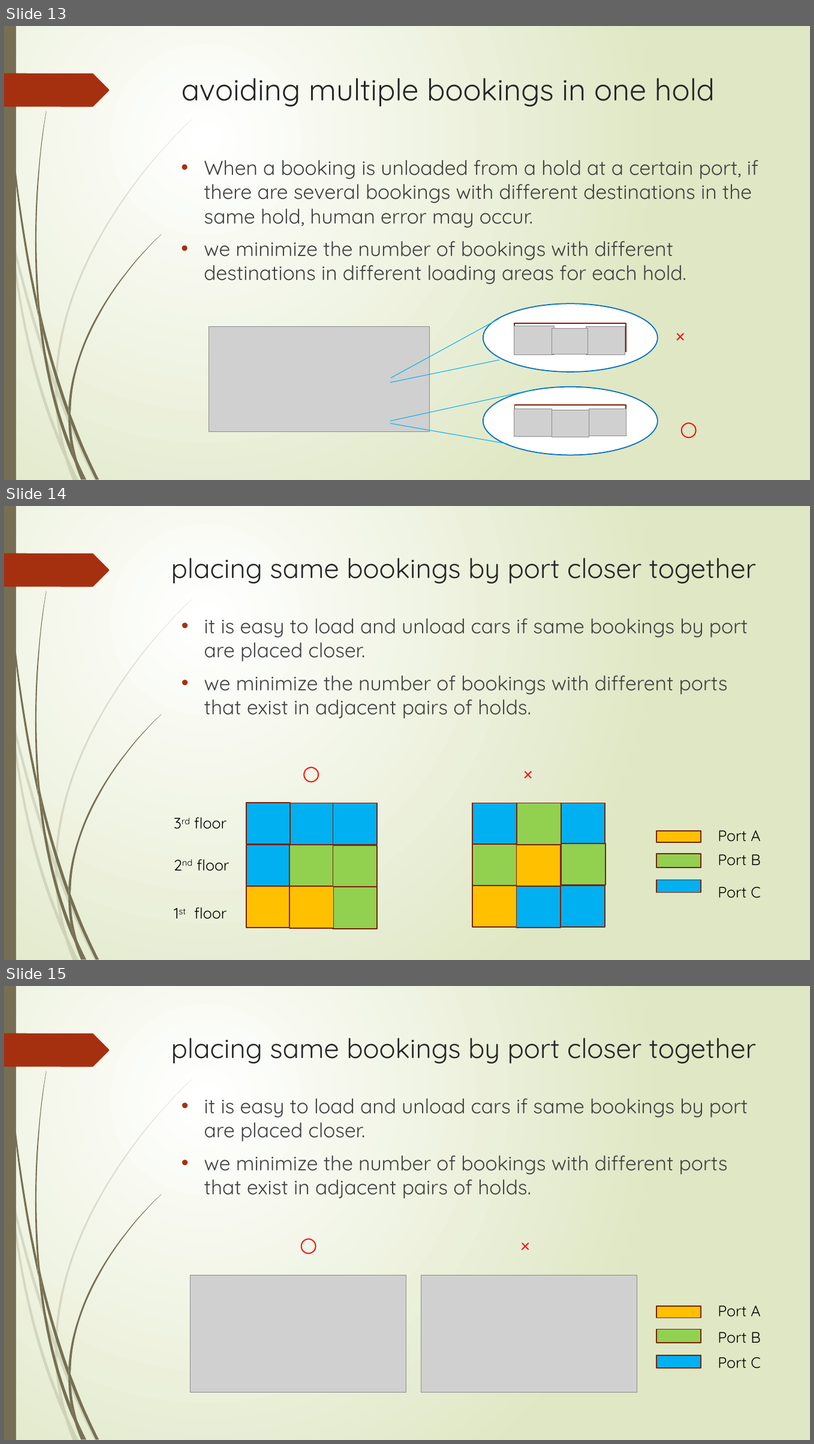
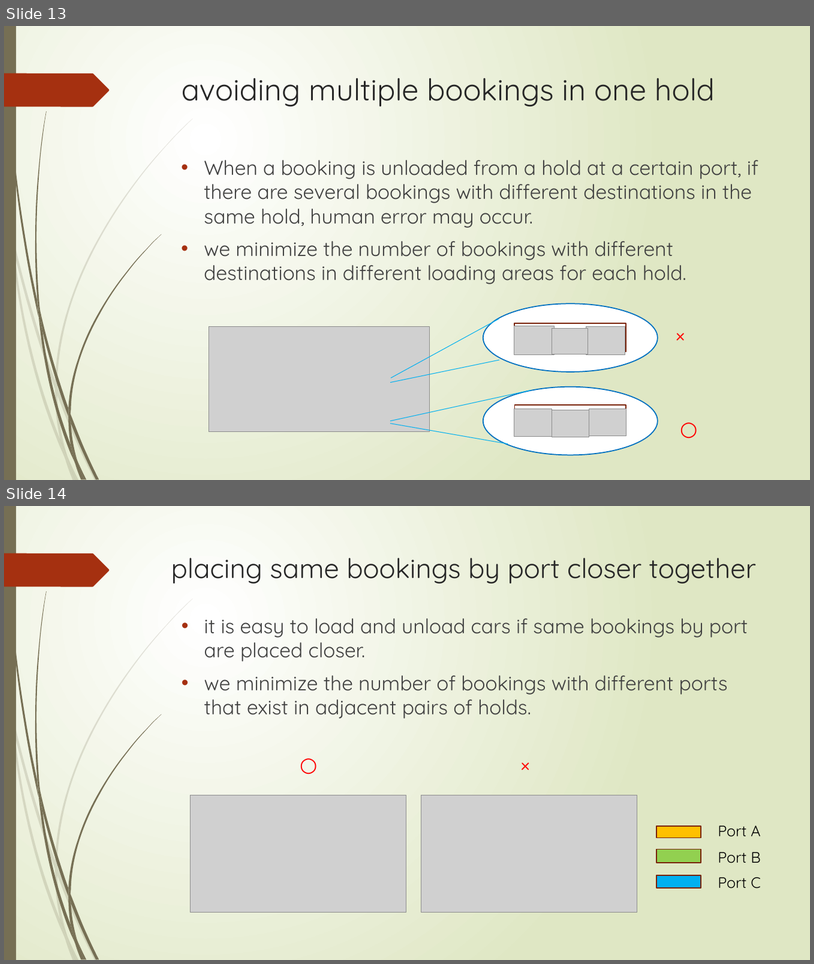
Before and after one commit to r-kurosu/kline_new, a slide deck: 竹田.pptx. Shown one above the other, each under a label of ours: slides 13, 14 and 15 before the commit, slides 13 and 14 after it. The pictures are 814x1444 and 814x964 pixels, drawn with LibreOffice and Linux fonts; fonts in the diff are those of the drawing; grey boxes stand for pictures. Boxes give left, top, right and bottom in pixels: in the first picture for what was removed or moved away, otherwise in the second. Text is boxed around its words. In the diff, an @@ line names an element or a change of style, - is before the commit and + after.

```diff
--- a/竹田.pptx
+++ b/竹田.pptx
@@ slide 14 removed at (x1=4, y1=506, x2=810, y2=960), background gradient #FFFFFF to #DFE8C4; not listed: 24 template elements that a slide beside it also shows @@
@@ title removed at (x1=171, y1=558, x2=756, y2=583) @@
-placing same bookings by port closer together
@@ text removed at (x1=204, y1=618, x2=749, y2=718) @@
-• it is easy to load and unload cars if same bookings by port are placed closer.
-• we minimize the number of bookings with different ports that exist in adjacent pairs of holds.
-        ○ ×
@@ rectangle removed at (x1=246, y1=802, x2=290, y2=844) @@
@@ rectangle removed at (x1=289, y1=803, x2=333, y2=845) @@
@@ rectangle removed at (x1=333, y1=803, x2=377, y2=845) @@
@@ rectangle removed at (x1=473, y1=803, x2=517, y2=845) @@
@@ rectangle removed at (x1=517, y1=803, x2=561, y2=845) @@
@@ rectangle removed at (x1=561, y1=803, x2=605, y2=845) @@
@@ text removed at (x1=194, y1=817, x2=227, y2=829) @@
-3rd floor
@@ rectangle removed at (x1=246, y1=845, x2=290, y2=886) @@
@@ rectangle removed at (x1=290, y1=844, x2=333, y2=886) @@
@@ rectangle removed at (x1=333, y1=845, x2=377, y2=886) @@
@@ rectangle removed at (x1=473, y1=844, x2=517, y2=885) @@
@@ rectangle removed at (x1=517, y1=844, x2=561, y2=886) @@
@@ rectangle removed at (x1=562, y1=843, x2=606, y2=885) @@
@@ rectangle removed at (x1=657, y1=831, x2=702, y2=843) @@
@@ text removed at (x1=718, y1=830, x2=761, y2=841) @@
-Port A
@@ text removed at (x1=197, y1=859, x2=229, y2=871) @@
-2nd floor
@@ rectangle removed at (x1=657, y1=854, x2=702, y2=867) @@
@@ text removed at (x1=718, y1=854, x2=761, y2=865) @@
-Port B
@@ rectangle removed at (x1=657, y1=879, x2=702, y2=892) @@
@@ rectangle removed at (x1=246, y1=886, x2=290, y2=928) @@
@@ rectangle removed at (x1=290, y1=886, x2=333, y2=928) @@
@@ rectangle removed at (x1=333, y1=887, x2=377, y2=929) @@
@@ rectangle removed at (x1=473, y1=885, x2=517, y2=927) @@
@@ rectangle removed at (x1=517, y1=886, x2=561, y2=928) @@
@@ rectangle removed at (x1=561, y1=885, x2=605, y2=927) @@
@@ text removed at (x1=718, y1=886, x2=761, y2=898) @@
-Port C
@@ text removed at (x1=194, y1=907, x2=227, y2=919) @@
-1st floor
@@ what was slide 15 is now slide 14 @@
```
Also in this commit, not shown: 2 slides changed, 3 other files.
